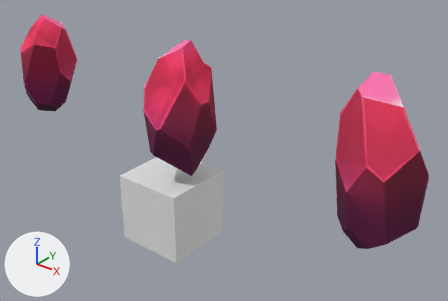
The glTF model packages/client/public/models/resources.glb as it was, and as the next commit left it.
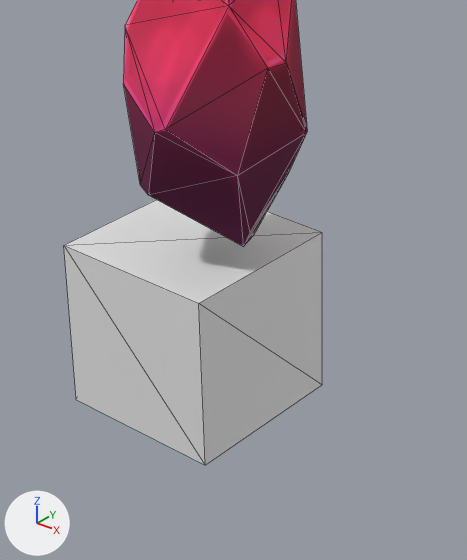
Old and new are each drawn whole from a 50 mm camera at (5.28, -5.45, 4.5) aimed at (0.55, 0.46, 0.83) and again close up on the part from 21% to 63% of the width and 26% to 100% of the height. Arrows for +X, +Y and +Z are at lower left; the lights stay in place. The close-ups show mesh edges as thin lines.

Objects in the first close-up: 'Crystal000', 'Cube'.
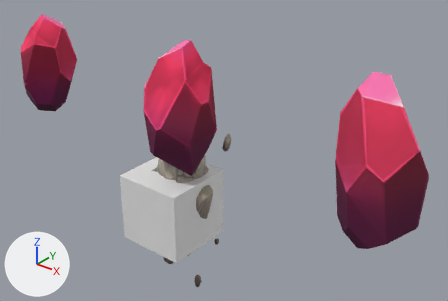
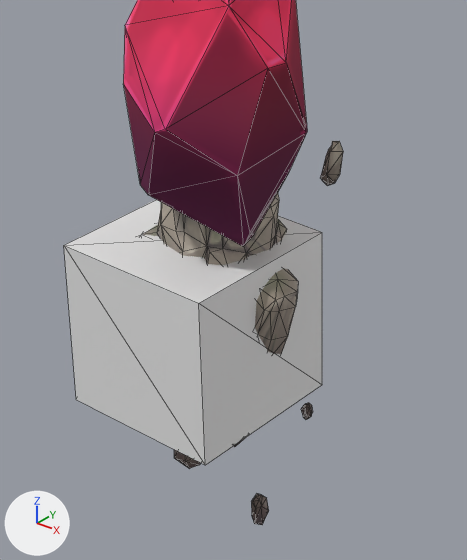
Commit message: feat: rocks because rocks

Changed parts and their boxes (x1, y1, x2, y2) in the close-ups (467 x 560 px):
'Rock000', added: after (143, 141, 343, 525)

What the commit changed:
Picture 'Default_2D_View' (img_default_2d_view) is new.
Material 'MAT_rock' (mat_mat_rock) is new.
Its texture is img_default_2d_view.
Its roughness is 0.684.
Mesh me_rock_lp2 is new.
It has 342 vertices, 664 faces and spans x -0.43..0.66, y -0.33..0.58, z -1.56..1.22.
It uses material mat_mat_rock (picture img_default_2d_view).
Object 'Rock000' (ob_rock000) is new; it shows me_rock_lp2.
Its location is (0.0, 0.0, 0.0).
